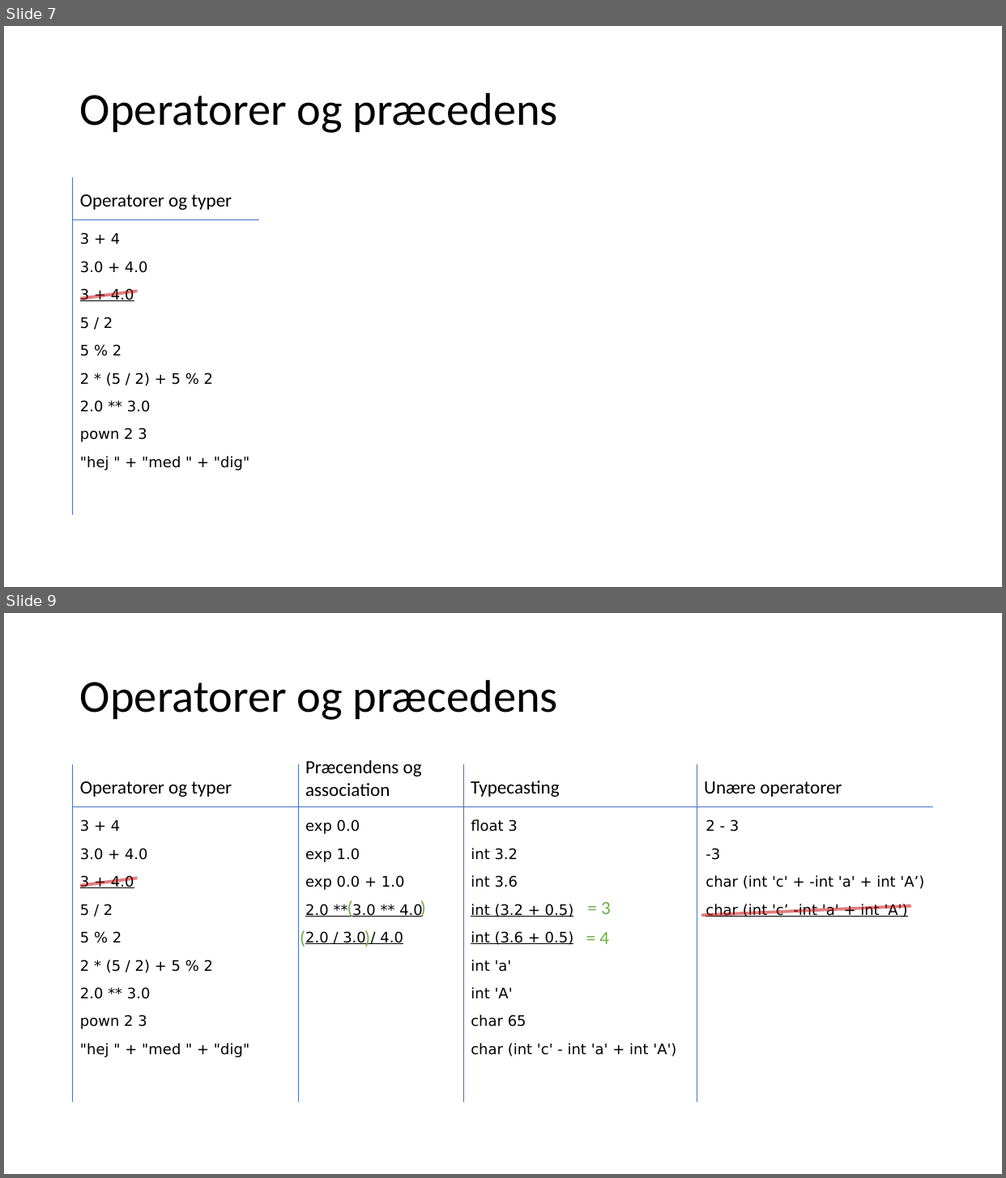
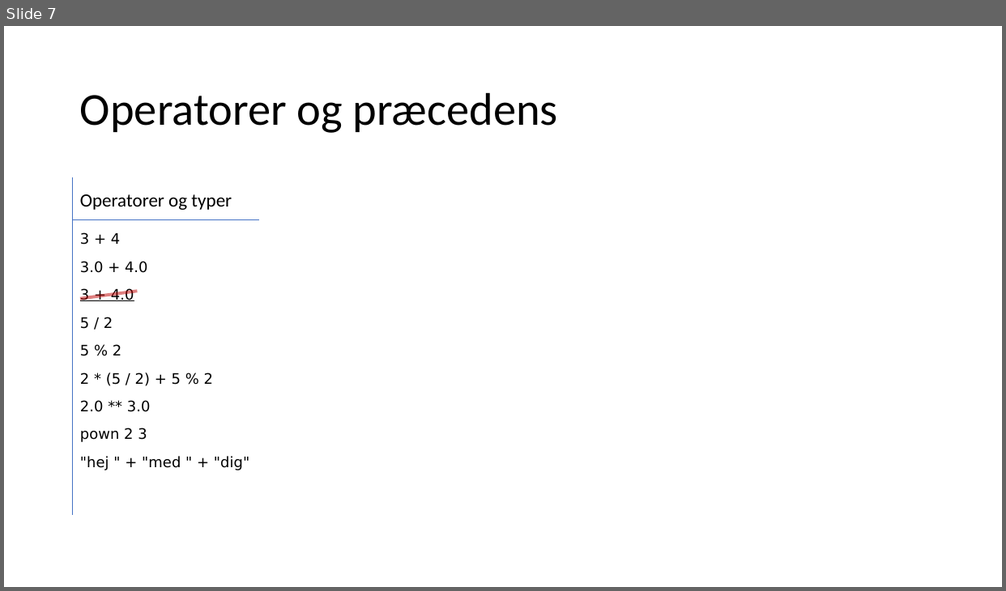
Before and after one commit to fisterloegsovs/pop22, a slide deck: lectures/2.3Fsharp/lecture.pptx. Shown one above the other, each under a label of ours: slides 7 and 9 before the commit, slide 7 after it; the slides between them are not shown. The pictures are 1006x1178 and 1006x591 pixels, drawn with LibreOffice and Linux fonts; fonts in the diff are those of the drawing. Boxes give left, top, right and bottom in pixels: in the first picture for what was removed or moved away, otherwise in the second. Text is boxed around its words. In the diff, an @@ line names an element or a change of style, - is before the commit and + after.

```diff
--- a/lectures/2.3Fsharp/lecture.pptx
+++ b/lectures/2.3Fsharp/lecture.pptx
@@ slide 9 removed at (x1=4, y1=613, x2=1002, y2=1174), background #FFFFFF @@
@@ title removed at (x1=80, y1=679, x2=558, y2=720) @@
-Operatorer og præcedens
@@ line removed from (73, 764) to (73, 1102) @@
@@ text removed at (x1=80, y1=781, x2=232, y2=797) @@
-Operatorer og typer
@@ line removed from (298, 764) to (298, 1102) @@
@@ text removed at (x1=305, y1=760, x2=422, y2=796) @@
-Præcendens og association
@@ line removed from (463, 764) to (463, 1102) @@
@@ text removed at (x1=471, y1=781, x2=559, y2=797) @@
-Typecasting
@@ line removed from (697, 764) to (697, 1102) @@
@@ text removed at (x1=704, y1=781, x2=842, y2=797) @@
-Unære operatorer
@@ line removed from (73, 807) to (934, 807) @@
@@ text removed at (x1=80, y1=820, x2=249, y2=1058) @@
-3 + 4
-3.0 + 4.0
-3 + 4.0
-5 / 2
-5 % 2
-2 * (5 / 2) + 5 % 2
-2.0 ** 3.0
-pown 2 3
-"hej " + "med " + "dig"
@@ text removed at (x1=305, y1=820, x2=423, y2=947) @@
-exp 0.0
-exp 1.0
-exp 0.0 + 1.0
-2.0 ** 3.0 ** 4.0
-2.0 / 3.0 / 4.0
@@ text removed at (x1=471, y1=820, x2=676, y2=1057) @@
-float 3
-int 3.2
-int 3.6
-int (3.2 + 0.5)
-int (3.6 + 0.5)
-int 'a'
-int 'A'
-char 65
-char (int 'c' - int 'a' + int 'A')
@@ text removed at (x1=705, y1=820, x2=924, y2=918) @@
-2 - 3
--3
-char (int 'c' + -int 'a' + int 'A’)
-char (int 'c’ -int 'a' + int 'A')
@@ line removed from (80, 885) to (138, 878) @@
@@ text removed at (x1=340, y1=893, x2=436, y2=923) @@
-( )
@@ text removed at (x1=601, y1=902, x2=611, y2=914) @@
-= 3
@@ text removed at (x1=292, y1=922, x2=380, y2=952) @@
-( )
@@ line removed from (701, 915) to (911, 906) @@
@@ text removed at (x1=599, y1=932, x2=609, y2=944) @@
-= 4
```
Also in this commit, not shown: 1 slide changed, 2 other slides removed, 10 other files.
